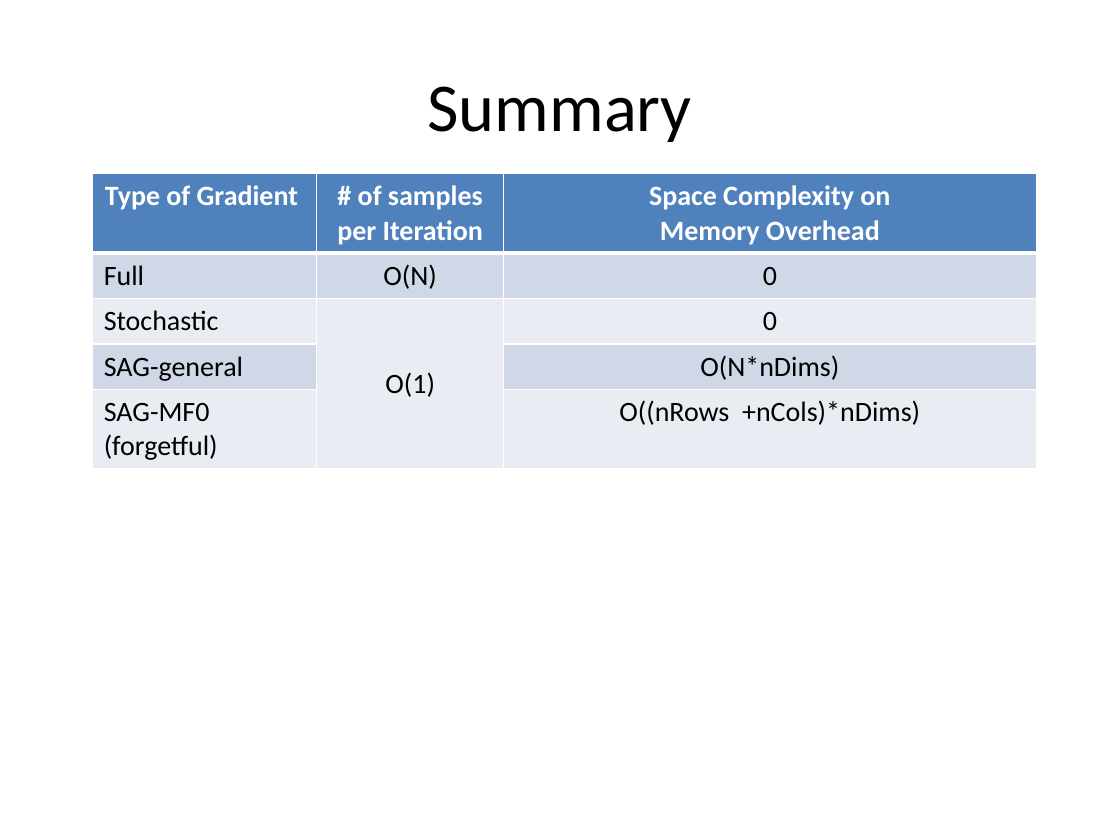
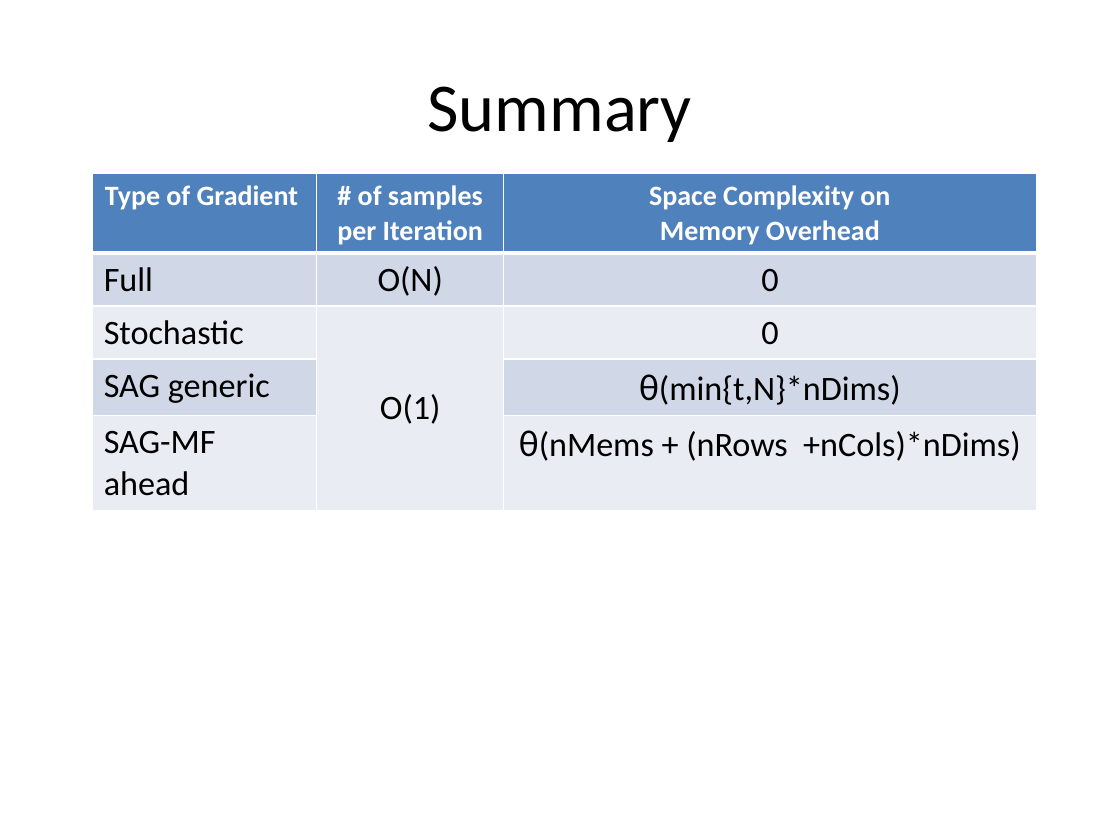
Before and after one commit to jamestklo/MatrixFactorizationMatlab, a slide deck: slide 27 of cs534L-SAGmf.pptx (slide 23 before the commit). Drawn at 1120x840 pixels with LibreOffice and Linux fonts; fonts in the diff are those of the drawing. Boxes give left, top, right and bottom in pixels: in the first picture for what was removed or moved away, otherwise in the second. Text is boxed around its words. In the diff, an @@ line names an element or a change of style, - is before the commit and + after.

```diff
--- a/cs534L-SAGmf.pptx
+++ b/cs534L-SAGmf.pptx
@@ table at <box>93,174,1037,506</box> @@
-row 4, column 1: SAG-general
+row 4, column 1: SAG generic
-row 4, column 3: O(N*nDims)
+row 4, column 3: θ(min{t,N}*nDims)
-row 5, column 1: SAG-MF0 (forgetful)
+row 5, column 1: SAG-MF ahead
-row 5, column 3: O((nRows +nCols)*nDims)
+row 5, column 3: θ(nMems + (nRows +nCols)*nDims)
@@ size 18 to 22 pt in "Full", "O(N)", "0", "Stochastic" and 2 more places @@
```
Also in this commit, not shown: 19 other slides changed, 5 slides added, 3 other files.
